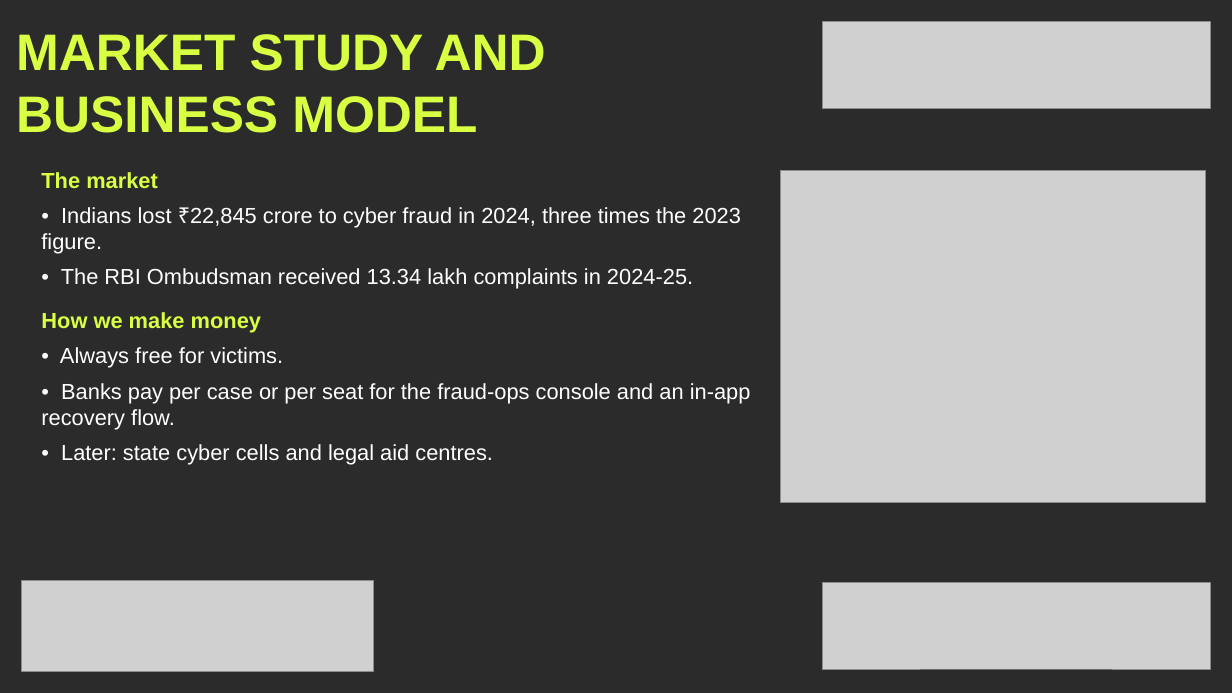
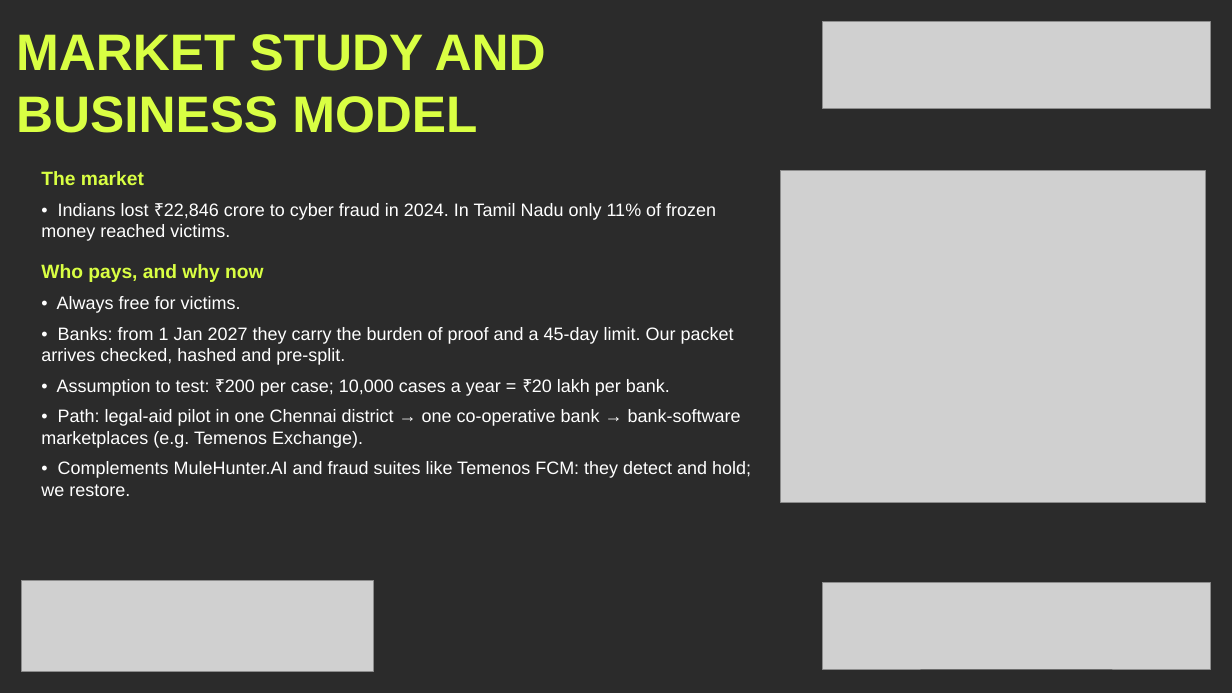
Before and after one commit to mahak867/Golden-Hour, a slide deck: slide 6 of deck/GoldenHour_KHacks4_Submission_Visual.pptx. Drawn at 1232x693 pixels with LibreOffice and Linux fonts; fonts in the diff are those of the drawing; grey boxes stand for pictures; background and template pictures are left out; a plain dark background stands for a picture behind light text. Boxes give left, top, right and bottom in pixels: in the first picture for what was removed or moved away, otherwise in the second. Text is boxed around its words. In the diff, an @@ line names an element or a change of style, - is before the commit and + after.

```diff
--- a/deck/GoldenHour_KHacks4_Submission_Visual.pptx
+++ b/deck/GoldenHour_KHacks4_Submission_Visual.pptx
@@ text at [41,171,241,313]: size 17 to 15 pt in "The market"; size 17 to 14 pt in "• Always free for victims." @@
@@ text at [41,203,716,282]: text changed; size 17 to 14 pt @@
-• Indians lost ₹22,845 crore to cyber fraud in 2024, three times the 2023 figure.
-• The RBI Ombudsman received 13.34 lakh complaints in 2024-25.
-How we make money
+• Indians lost ₹22,846 crore to cyber fraud in 2024. In Tamil Nadu only 11% of frozen money reached victims.
+Who pays, and why now
@@ text at [41,327,751,496]: text changed; size 17 to 14 pt @@
-• Banks pay per case or per seat for the fraud-ops console and an in-app recovery flow.
-• Later: state cyber cells and legal aid centres.
+• Banks: from 1 Jan 2027 they carry the burden of proof and a 45-day limit. Our packet arrives checked, hashed and pre-split.
+• Assumption to test: ₹200 per case; 10,000 cases a year = ₹20 lakh per bank.
+• Path: legal-aid pilot in one Chennai district → one co-operative bank → bank-software marketplaces (e.g. Temenos Exchange).
+• Complements MuleHunter.AI and fraud suites like Temenos FCM: they detect and hold; we restore.
```
Also in this commit, not shown: 6 other slides changed, 5 other files.
